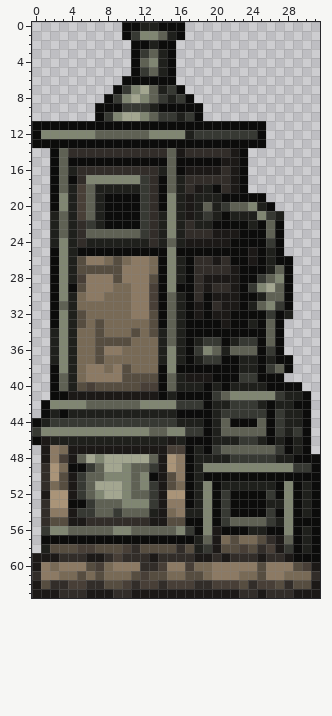
Pixel-art sprite, stored at content/Entities/Structures/Buildings/Furnace/furnace.01.png. This is how it looked before the edit.
The file is 32x64 pixels.
After:
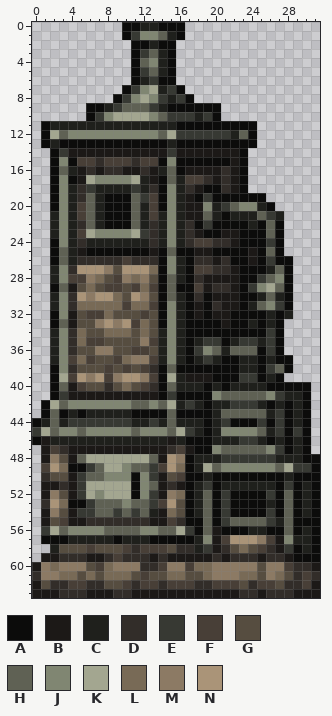
Palette (. is transparent): A #0c0c0b  B #1c1917  C #1f201c  D #322d29  E #373933  F #483f37  G #564d40  H #5f6154  J #808672  K #a3a690  L #786a56  M #8c7a64  N #aa9478
Difference:
@@ x 0..31 @@
  5 ...........AEHCA................
- 6 ..........AAAAAA................
- 7 .........AEJKHCEA...............
- 8 ........AEJKJHECEA..............
- 9 .......AAAEEECAAAAA.............
-10 .......AEJKKJHEECEA.............
-11 AAAAAAAAAAAAAAAAAAAAAAAAAA......
-12 AJJJJJJHHHHHHJJJJCEEEEEEEA......
-13 AAAAAAAAAAAAAAAAAAAAAAAAAA......
-14 ..AHDDDDDDDDDDDHBDDDDDBA........
-15 ..AHAAAAAAAAAAAHAAAAABBA........
-16 ..AHCDDDDDDDDDCHABBBBDBA........
-17 ..AHADJJJJJJEDAHCDDDDDBA........
-18 ..AHCFHCCCCCEDAHCDBCADBA........
-19 ..AJCFHCAAAAEDAJCBCCCAAAAA......
-20 ..AJCFHCAAAAEDAJCBCHCEHHJCA.....
-21 ..CHCFHCAAAAEDCJCBCECACCCJEC....
-22 ..CHCDECAAAAEDCJCDCCAAAACAHA....
-23 ..CHCDHHHHHHEDCJCDDDBBBAAAHA....
-24 ..CJCDCCCCCCCDCHCBBBBBAAAAEA....
-25 ..AJCAAAAAAAAAAJAAAAAAAABACA....
-26 ..AJCGMMLGLMMLAJCADDBDAABACAA...
-27 ..AJCGGGGGMMMLAJCADDDDBAAACHA...
-28 ..AJCFMMMGMMMGAJCADBBBBAAEHJA...
-29 ..AJAGMMMLLMMFAJAADBDDBAEJKHA...
-30 ..AJCLMMLLLMMFAHCADABBBAACHHA...
-31 ..AHCLLLLLLMMFAHCABADBBACHJEA...
-32 ..AJCGLLLLLMMGAHCABABBAAAAEAC...
-33 ..AJCGLGLLLLLGAHCAAAABAACAHA....
-34 ..CJCLLGLLLGLGCHCAAAAAAAAAHA....
-35 ..CJCLLGGGGLLLCHCACEEACEEAHA....
-36 ..CJCLLGMMLLLLCJCAEJHCHHHAEA....
-37 ..CJCLLGLLLLLLCJCACEEAACCACAA...
-38 ..AJCLMMLMGLLLAJAAAAAAACCAEHA...
-39 ..AHCLMMMMGGGGAHCBBBAAAEEAAA....
-40 ..AHCGFGGGGGFFAHCCCACACCCCAAAA..
-41 ..AABBBBBBBBBBACAAAAEHJJJJJECCA.
-42 .AJJJJHHHHHHJJJJEEEACCEEECACCAA.
-43 .ACACCCCCCCCCCCCAAAACEEEEEAECCA.
-44 ACEEEEEEEEEEEEEECCCACHAAAHAECCA.
-45 EJJJJJJJJJJJJHHJJEEACHHHHHAECEA.
+ 6 ...........ACEAA................
+ 7 ..........AEJKCEA...............
+ 8 .........AEJKJECEA..............
+ 9 ......AACEHHHECAAAAAA...........
+10 ......AEJKKKKJHEEECEA...........
+11 .ACCCCCCCCCCCCCCAAAAAAAAA.......
+12 .AKHJJJJJJJJJJHKEEEEEECHA.......
+13 .ACAAAAAAAAAAAACAAAAAAAAA.......
+14 ..AEBBBBBBBBBBBEBBBBBBBA........
+15 ..AJAFFDFFFDFFAJAAAAAABA........
+16 ..AHCBDBDDBBDBCHABBBBDBA........
+17 ..AJABKJJJJKCBAHCFFDBDBA........
+18 ..AJCDECCCCECDAJCDBAADBA........
+19 ..AJCDHCAAAHEFAJCBAEAAAAAA......
+20 ..AJCFHCAAAHCFAJCBBJCEHJJCA.....
+21 ..CJCFHCAAAHCFCJCBBHCACCCHEC....
+22 ..CJCDHCAAAHCDCJCDAEAAAACAHA....
+23 ..CJCFKJJJJKEDCJCDBAABBAAAHA....
+24 ..AJCDCCCCCCCDCJCDFFDDBAAAEA....
+25 ..AHCBAAAAAAABAHAABBAAAABAHA....
+26 ..AHCDDDDDFDDDAJCADDBDAABAEAA...
+27 ..CJDNNNMGNNNLAJCAFFDDBAAACHA...
+28 ..CJFFMLGFMLMGAHCADBBBBAAEHJA...
+29 ..AHBGLGFFGFLFAHAAFBDDBAEJKHA...
+30 ..CJDNMNNLGNMGAHCADABBBAACHCA...
+31 ..CJDLLLLLFLLFAJCABADBBACHJEA...
+32 ..AJBGFFLGGGFGAJCABABBAAAACAC...
+33 ..AHBGGMNMNFLGAJCAAAABAACACA....
+34 ..CJDLGGLLLGLGCJCAAAAAAAAAEA....
+35 ..CJDLFFGGGGMFCJCACEEACEECEA....
+36 ..CJDGGMMGGFFGCJCAEJHCHHHAEA....
+37 ..CJFLFGGFLMMFCJCACECAACCACAA...
+38 ..AJDGGGFGFGFDAHAAAAAAACCAEHA...
+39 ..AKFNMNFMNNMFAKCBBBAAAEEACA....
+40 ..AHBFGGDGLGFDAHCCCACACCCCAAAAA.
+41 ..AEBBBBBBBBBBAEAAAAJHHHHHJECCA.
+42 .AKHJJJJJJJHHJHKCECACCEEECACACA.
+43 .AHACACCCCCAAAAHAAAACHHHHHCEACA.
+44 ACHCEEEEEEECCECHCCCACEAAAEAEACA.
+45 EKHJJHJJJJJHJJJHKECACJJJJHCEAEA.
 46 ABCCCCCCCCCCCCCBCAAACCCEECACACA.
-47 .BMLBBBBBBBBBBBFFACAEHHHHHHEACA.
-48 .BMFBHKJKKKKKHBNMACCCCEEEEECCAAA
-49 .DNLAAEHKKJHHEBNMACJJJJJJJJJJEEA
-50 .DNGBEHHJJJHJABGMACAAAAAAAAAAAAA
-51 .DLGBEHKKKJHJEBGLACJACCCCCCAJACA
-52 .BNNBEHJKKJHHEBNNACJAEAAAAEAJACA
-53 .DNNAAEHHHJJJEBMMACJAEAAAACCJACA
-54 .DMMBEEHHEHHHCBLMCCJAEAAAAEAJACA
-55 .DGGBBDDDDDDDBBGGAAJAEHHHHECJAAA
-56 .EJJHHHHHJJHHHHHJEAJBAAACCAAJACA
-57 .AAAAAAAAAAAAAAAAACHBLGLLGDBHACA
-58 .CGGGFFGGGFDGGGGDGCEBGGFGDFBEACA
-59 BBBDDDBBDFDDDBDDDDBBDBDDDBDDBAAA
-60 BMLMMMGFLMMMDDFMMFLLMMMMMGMMMGFB
-61 DMMLLGLGLLLGFGGLLGGLMMMLLGMMLLLD
-62 BGDDFFDDGGFDFFDFFFDDFFFGDFFGDGGB
+47 .BFDBBBBBBBBBBBDFBAAJHHHHHJEACA.
+48 .BMGBHKKKKKKKHBNMACCCEEEEEECCCAA
+49 .FNLAAEHKKJHHEFNLACKHJJJJJJHKEEA
+50 .DGGBEHHJJJAJEBGFAACAAAAAAAACAAA
+51 .BBDBEKKKKKAJHBDBACEACCCCCCAEACA
+52 .BMGBEKJKKKAJEBMLACHAEAAAAEAHACA
+53 .DNLAAEHHHJHHEFNGACHAEAAAACAHACA
+54 .BMGBEEHHEHEHCBLGACHAEAAAAEAHACA
+55 .BGFBBDDDDDDDBBFDAAHAEHHHHECHAAA
+56 .EKHJJJJHHHHJJHHKEAHBAAACCAAHACA
+57 .AAACCCCCACCCAAAAACJBFNNNMFBJCCA
+58 ..CGGGFGGGFDFFFGDDCEBDGLGFDBEACA
+59 .BBDDDBBDFDDDBDBBBBBDBDDDBDDBAAA
+60 BMLMMMGFLMMMDDFMMFLLMMMMMGMMFDDB
+61 DMMLLGLGLLLGFGGLLGGLMMMLLGMLGDFD
+62 BGDDFFDDGGFDFFDFFFDDFFFGDFFGDDFB
 63 BBBDDDBBBDDBBBBBBBBBBBBDDBDDDBBB
Changed places in both pictures, as pixel boxes (x1, y1, x2, y2):
changed: (32, 76, 311, 589)
